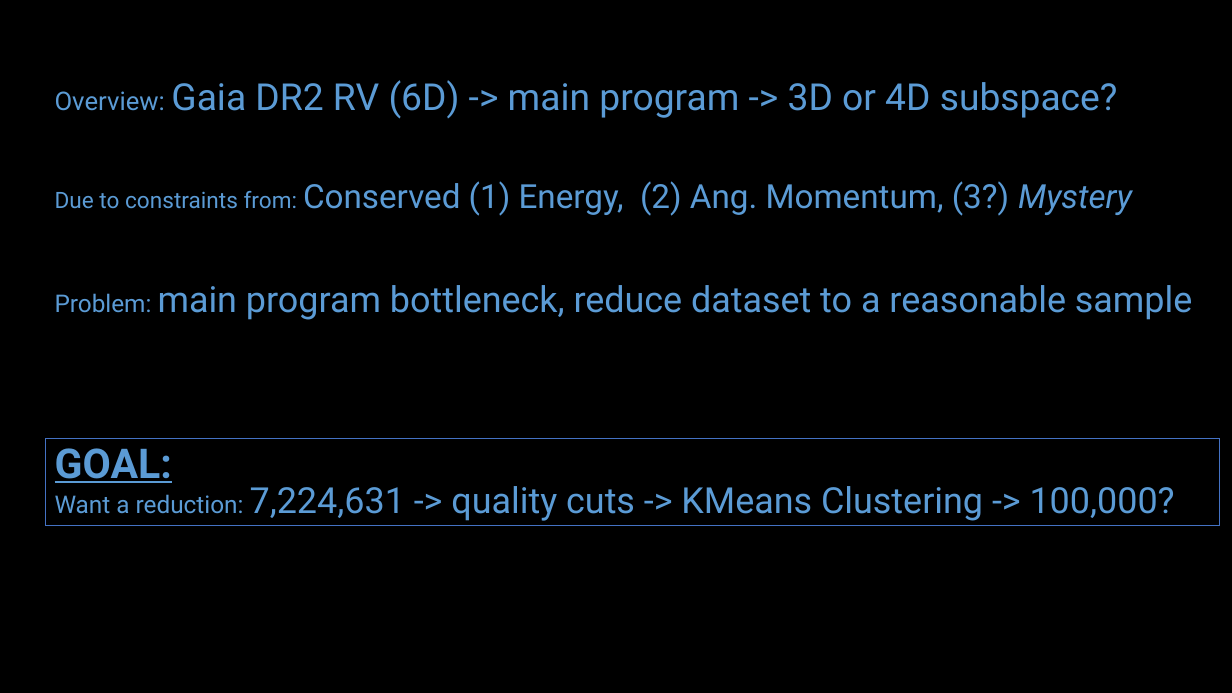
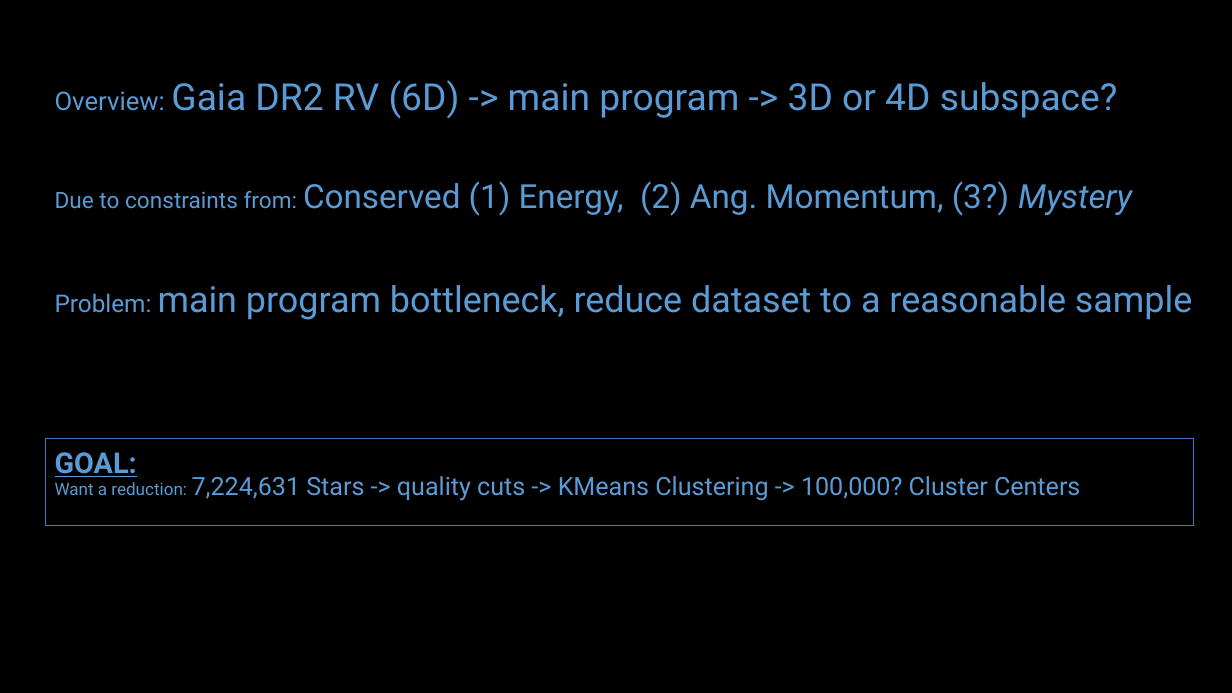
Before and after one commit to mwbub/Gaia-I3, a slide deck: slide 3 of Progress Report/June 12, 2018/KMeans_Clustering.pptx. Drawn at 1232x693 pixels with LibreOffice and Linux fonts; fonts in the diff are those of the drawing. Boxes give left, top, right and bottom in pixels: in the first picture for what was removed or moved away, otherwise in the second. Text is boxed around its words. In the diff, an @@ line names an element or a change of style, - is before the commit and + after.

```diff
--- a/Progress Report/June 12, 2018/KMeans_Clustering.pptx
+++ b/Progress Report/June 12, 2018/KMeans_Clustering.pptx
@@ rectangle "GOAL:": place and size @@
-rectangle "GOAL:" at [45, 438, 1220, 525]
+rectangle "GOAL:" at [45, 438, 1193, 525]
@@ text in rectangle at [55, 476, 1080, 501]: text changed; size 28 to 19.6 pt @@
-Want a reduction: 7,224,631 -> quality cuts -> KMeans Clustering -> 100,000?
+Want a reduction: 7,224,631 Stars -> quality cuts -> KMeans Clustering -> 100,000? Cluster Centers
@@ text in rectangle at [55, 452, 137, 477]: size 32 to 22.4 pt in "GOAL:"; line spacing 0.8 to 0.7 @@
```
Also in this commit, not shown: 1 other slide changed, 1 other file.
